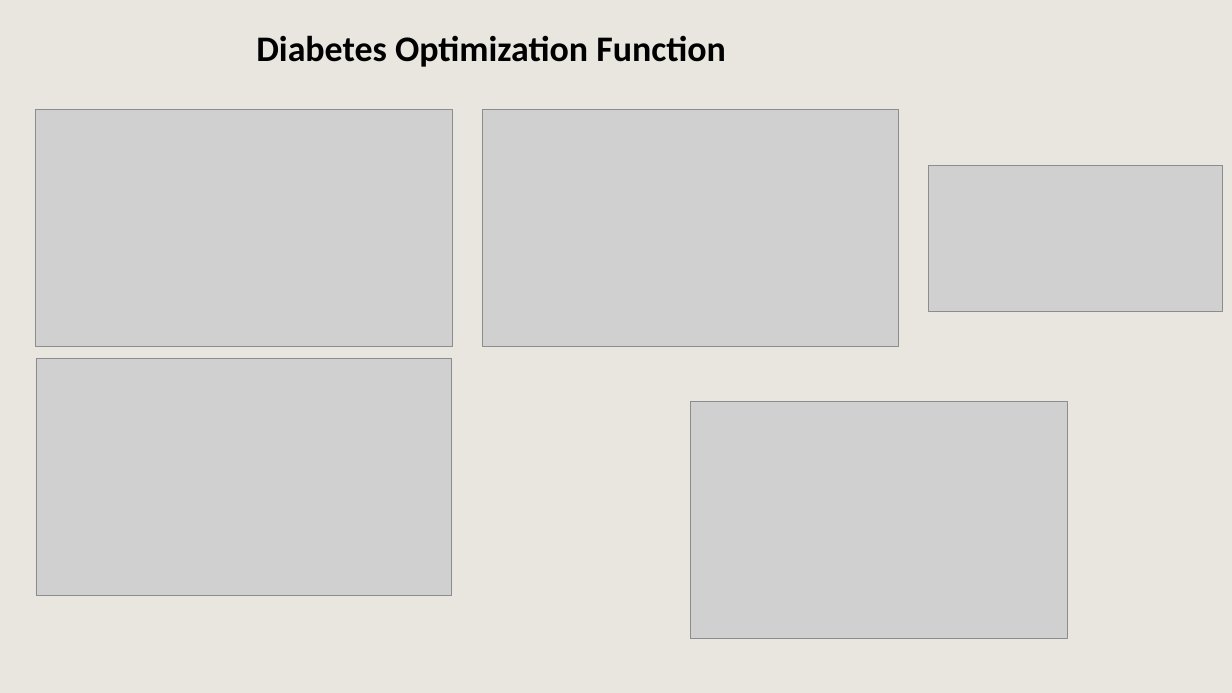
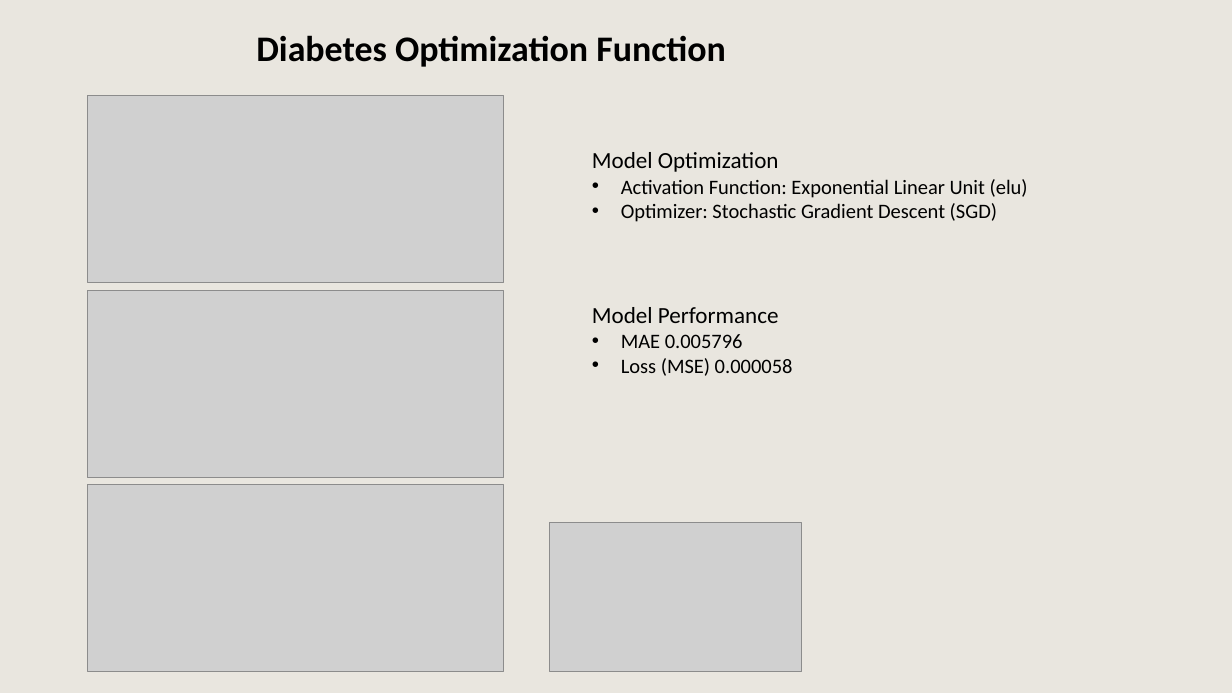
Before and after one commit to EricCroston/Physical_Social_Health_Predictors, a slide deck: slide 5 of Physical and Social Predictors of Health Presentation Eric.pptx (slide 4 before the commit). Drawn at 1232x693 pixels with LibreOffice and Linux fonts; fonts in the diff are those of the drawing; grey boxes stand for pictures; background and template pictures are left out. Boxes give left, top, right and bottom in pixels: in the first picture for what was removed or moved away, otherwise in the second. Text is boxed around its words. In the diff, an @@ line names an element or a change of style, - is before the commit and + after.

```diff
--- a/Physical and Social Predictors of Health Presentation Eric.pptx
+++ b/Physical and Social Predictors of Health Presentation Eric.pptx
@@ picture: place and size @@
-picture at box(36, 110, 453, 347)
+picture at box(88, 95, 505, 283)
@@ picture removed at box(482, 110, 899, 347) @@
@@ text added at box(592, 152, 1028, 222), 16 pt, text #000000 @@
+Model Optimization
+• Activation Function: Exponential Linear Unit (elu)
+• Optimizer: Stochastic Gradient Descent (SGD)
@@ picture removed at box(929, 165, 1223, 311) @@
@@ picture added at box(88, 290, 505, 478) @@
@@ text added at box(592, 307, 793, 376), 16 pt, text #000000 @@
+Model Performance
+• MAE 0.005796
+• Loss (MSE) 0.000058
@@ picture removed at box(690, 401, 1067, 638) @@
@@ picture: place and size @@
-picture at box(36, 359, 452, 595)
+picture at box(88, 485, 504, 673)
@@ picture added at box(550, 523, 802, 672) @@
```
Also in this commit, not shown: 2 other slides changed, 4 slides added, 9 slides removed, 1 other file.
